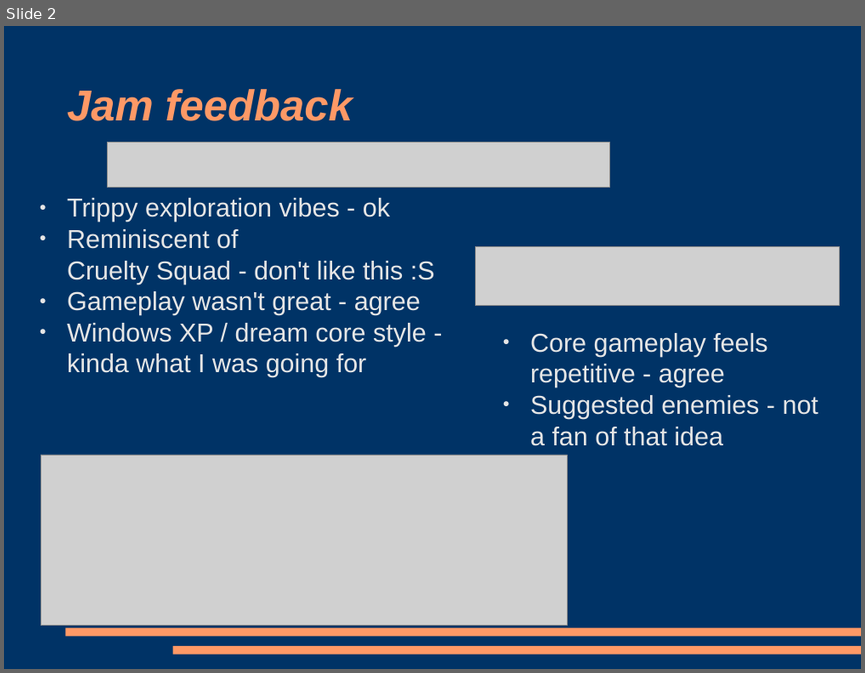
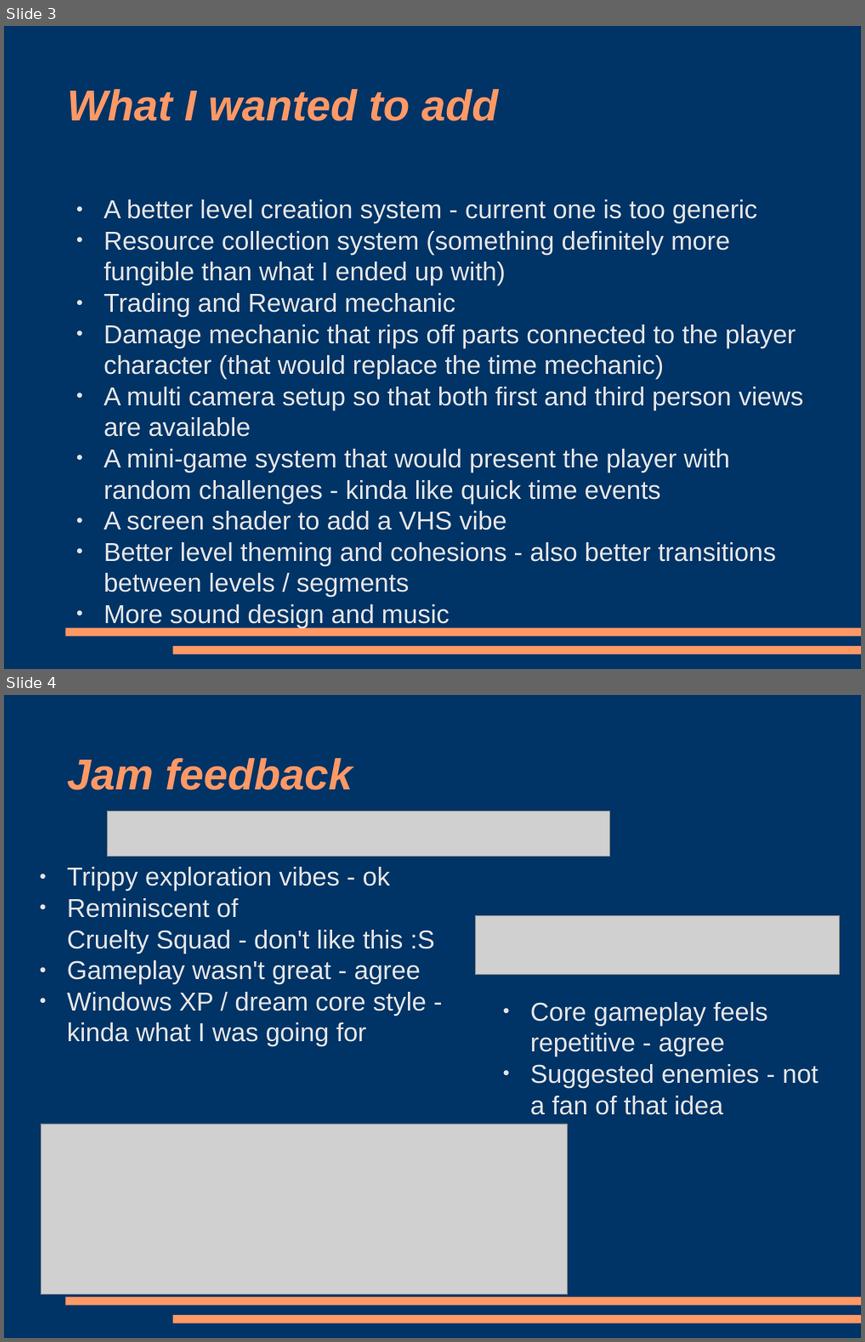
Before and after one commit to ktosox/GWJ77-Metamorphosis, a slide deck: PostJamAssesment.odp. Shown one above the other, each under a label of ours: slide 2 before the commit, slides 3 and 4 after it. The pictures are 865x673 and 865x1342 pixels, drawn with LibreOffice and Linux fonts; fonts in the diff are those of the drawing; grey boxes stand for pictures. Boxes give left, top, right and bottom in pixels: in the first picture for what was removed or moved away, otherwise in the second. Text is boxed around its words. In the diff, an @@ line names an element or a change of style, - is before the commit and + after.

```diff
--- a/PostJamAssesment.odp
+++ b/PostJamAssesment.odp
@@ slide 3 added at [4,26,861,669], background #003366; not listed: 2 template elements that a slide beside it also shows @@
@@ title added at [67,89,498,121], 40 pt, text #FF9966, bold, italic @@
+What I wanted to add
@@ text added at [103,199,803,628], 24 pt, text #E6E6E6 @@
+● A better level creation system - current one is too generic
+● Resource collection system (something definitely more fungible than what I ended up with)
+● Trading and Reward mechanic
+● Damage mechanic that rips off parts connected to the player character (that would replace the time mechanic)
+● A multi camera setup so that both first and third person views are available
+● A mini-game system that would present the player with random challenges - kinda like quick time events
+● A screen shader to add a VHS vibe
+● Better level theming and cohesions - also better transitions between levels / segments
+● More sound design and music
@@ what was slide 2 is now slide 4 @@
```
Also in this commit, not shown: 1 slide changed, 3 other slides added.
